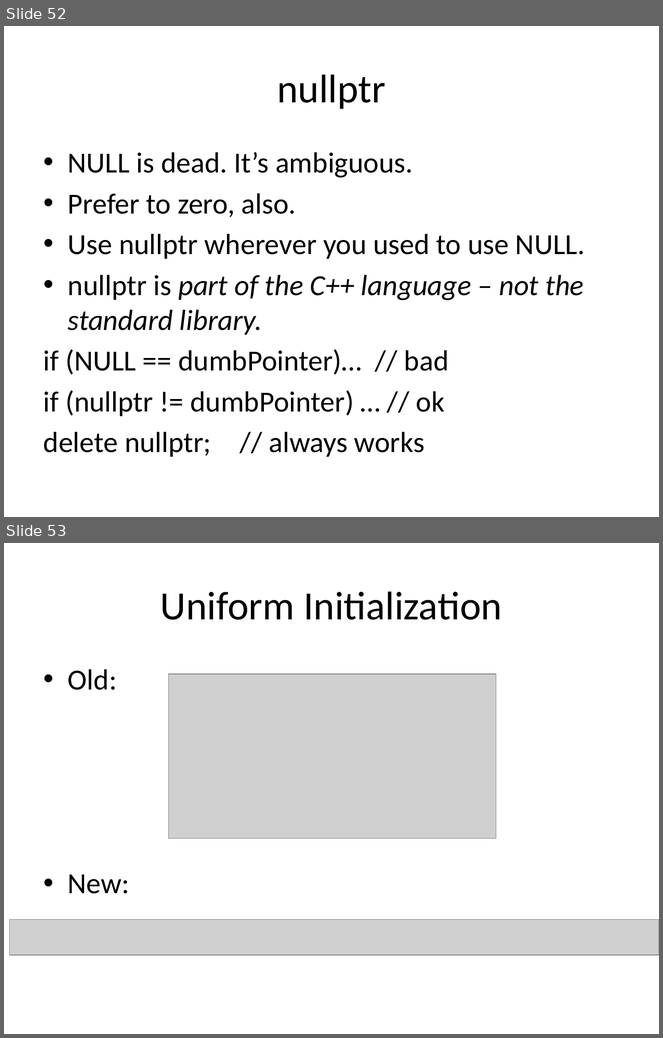
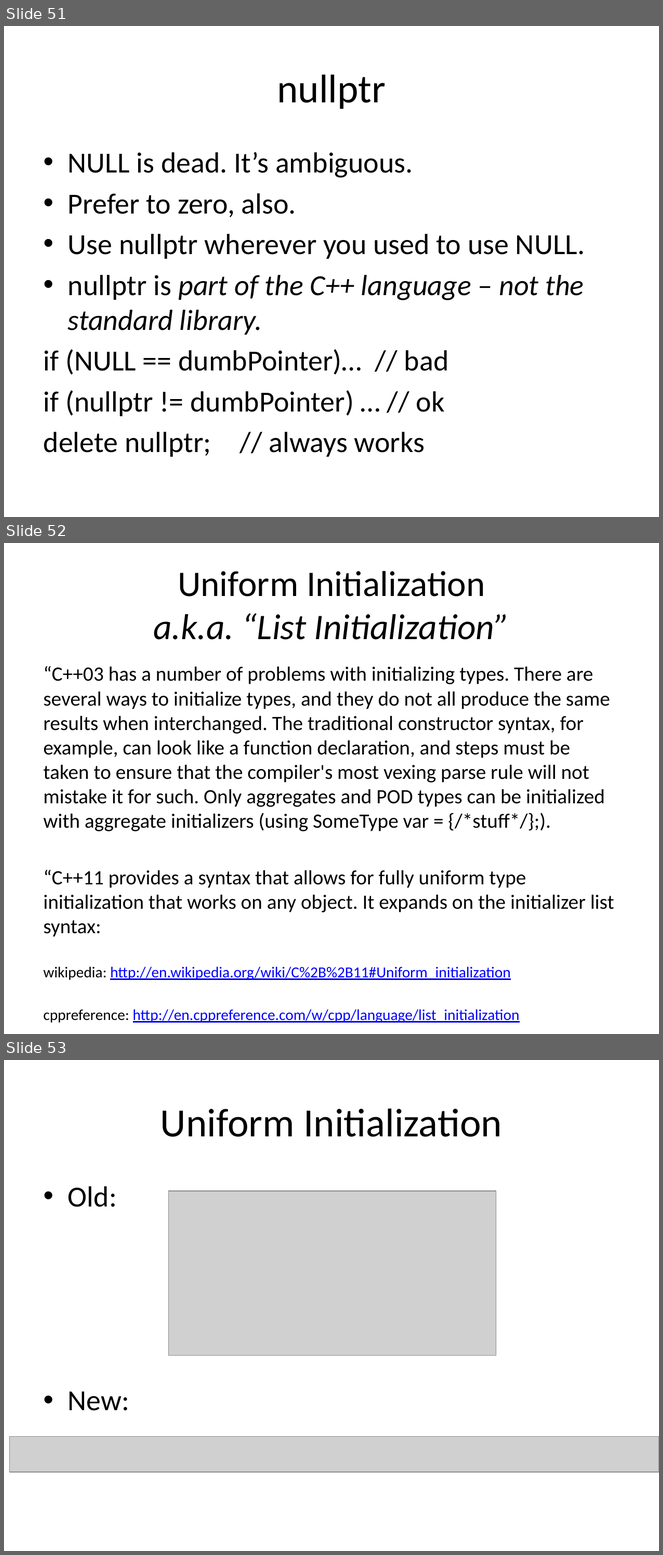
Before and after one commit to fellmad/FunWithCpp11, a slide deck: doc/Fun_with_C++11.pptx. Shown one above the other, each under a label of ours: slides 52 and 53 before the commit, slides 51, 52 and 53 after it. The pictures are 663x1038 and 663x1555 pixels, drawn with LibreOffice and Linux fonts; fonts in the diff are those of the drawing; grey boxes stand for pictures. Boxes give left, top, right and bottom in pixels: in the first picture for what was removed or moved away, otherwise in the second. Text is boxed around its words. In the diff, an @@ line names an element or a change of style, - is before the commit and + after.

```diff
--- a/doc/Fun_with_C++11.pptx
+++ b/doc/Fun_with_C++11.pptx
@@ slide 52 added at (4,543,659,1034), background #FFFFFF @@
@@ title added at (153,571,509,640), 39.6 pt, text #000000, italic @@
+Uniform Initialization
+a.k.a. “List Initialization”
@@ text added at (44,666,614,980), 22.4 pt, text #000000 @@
+“C++03 has a number of problems with initializing types. There are several ways to initialize types, and they do not all produce the same results when interchanged. The traditional constructor syntax, for example, can look like a function declaration, and steps must be taken to ensure that the compiler's most vexing parse rule will not mistake it for such. Only aggregates and POD types can be initialized with aggregate initializers (using SomeType var = {/*stuff*/};).
+“C++11 provides a syntax that allows for fully uniform type initialization that works on any object. It expands on the initializer list syntax:
+wikipedia: http://en.wikipedia.org/wiki/C%2B%2B11#Uniform_initialization
+cppreference: http://en.cppreference.com/w/cpp/language/list_initialization
@@ what was slide 52 is now slide 51 @@
```
Also in this commit, not shown: 8 slides changed, 1 other slide added, 6 slides removed, 2 other files.
